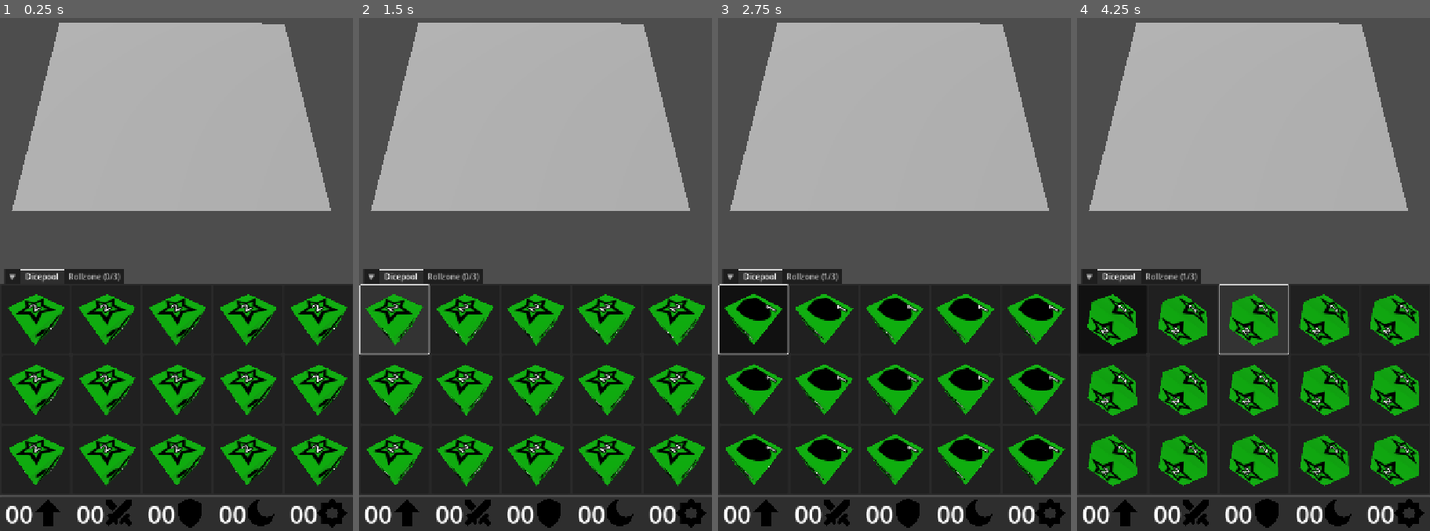
Above: before the commit, frames 1-4 (left to right).
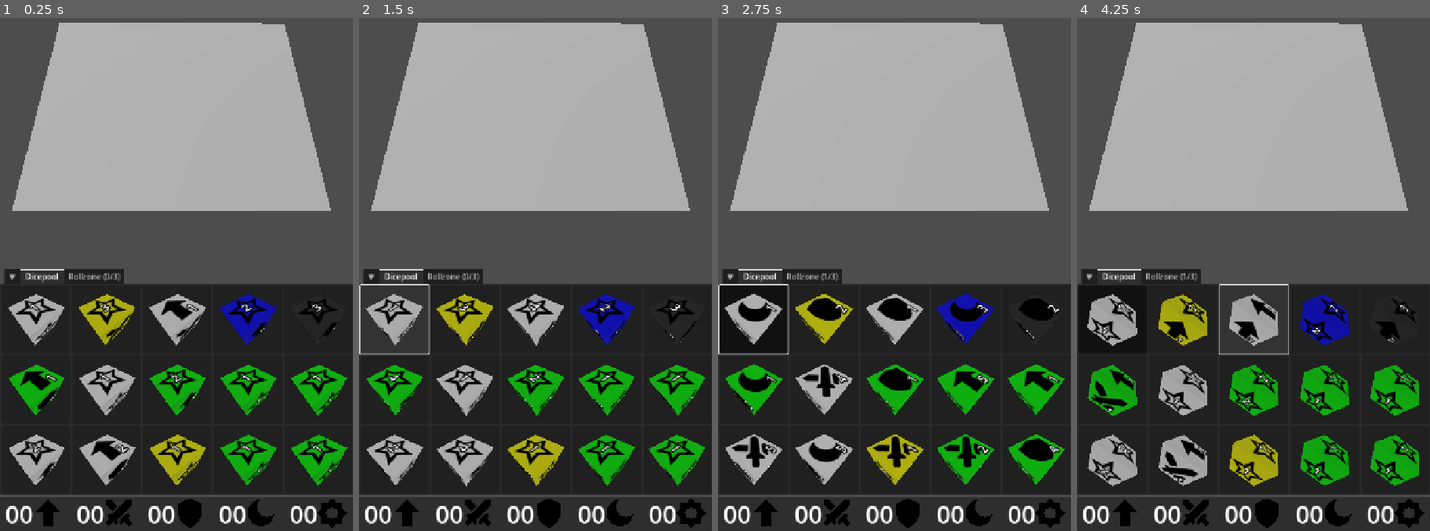
Above: after the commit, the same moments.

Repository: francocurotto/DDMre
Game: Godot game, scene res://test.tscn
Same seed, same stepped clock (60 frames per second), same inputs: the game is played once before the commit and once after it.
Inputs (mouse positions are in pixels of both pictures, inside the frame that each line leads up to):
- Up to frame 1 (0.25 s): no input
- Up to frame 2 (1.5 s): click (394, 320) at 0.52 s; click (394, 320) at 1.27 s
- Up to frame 3 (2.75 s): click (753, 320) at 2.02 s
- Up to frame 4 (4.25 s): move the mouse to (1331, 187) at 2.77 s; click (1331, 187) at 2.92 s; drag from (1182, 248) to (1235, 341) at 3.52 s

The runs differ from the first frame. In frame 1, 7.6% of the frame differs, in the area x 2-99%, y 53-92%; in frame 2, 7.0%; in frame 3, 6.8%; in frame 4, 8.6%, in the area x 2-97%, y 53-92%.

Commit message:
fix bad multipliers in sides

Diff:
--- a/dice/dice.gd
+++ b/dice/dice.gd
@@ -24,6 +24,11 @@
 #endregion
 
 #region builtin functions
+func _ready() -> void:
+	for side in $Sides.get_children():
+		var facing_direction = side.global_transform.basis.z
+		print(facing_direction)
+
 func _physics_process(_delta: float) -> void:
 	# detect if dice stopped moving
 	if rolling:
@@ -31,7 +36,9 @@
 			rolling = false
 			roll_stopped.emit()
 			for side in $Sides.get_children():
-				if is_equal_approx(side.rotation.x, -PI/2):
+				var facing_direction = -side.global_transform.basis.z
+				var dot = facing_direction.dot(Vector3.UP)
+				if dot > 0.7:
 					print(side.type + ", " + str(side.mult))
 #endregion
 
--- a/dice/side/side.gd
+++ b/dice/side/side.gd
@@ -38,7 +38,7 @@
 	# set crest side
 	else:
 		type = CRESTDICT[side_string[0]]
-		if len(side_string):
+		if len(side_string) == 1:
 			mult = 1
 		else:
 			mult = int(side_string[1])
--- a/dicegui/dicepool/dice_button/dice_button.tscn
+++ b/dicegui/dicepool/dice_button/dice_button.tscn
@@ -39,7 +39,7 @@
 own_world_3d = true
 transparent_bg = true
 handle_input_locally = false
-size = Vector2i(2, 2)
+size = Vector2i(116, 116)
 render_target_update_mode = 4
 
 [node name="Camera3D" type="Camera3D" parent="MarginContainer/SubViewportContainer/SubViewport"]
--- a/test.gd
+++ b/test.gd
@@ -25,8 +25,8 @@
 	# initialize dicepool
 	for i in DICEPOOL_SIZE:
 		# get a random dice
-		#var rand_dice = dicelib[str(rng.randi_range(1,len(dicelib)))]
-		var rand_dice = dicelib["3"]
+		var rand_dice = dicelib[str(rng.randi_range(1,len(dicelib)))]
+		#var rand_dice = dicelib["3"]
 		# set dicepool dice
 		%DiceGUI.set_dice(i, rand_dice)
 #endregion
